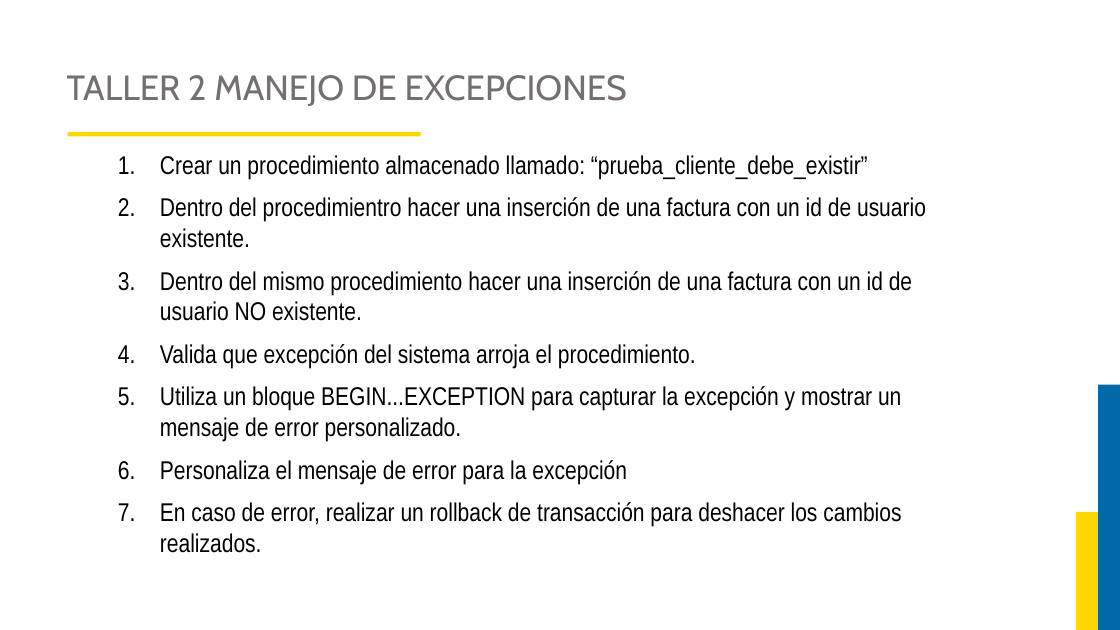
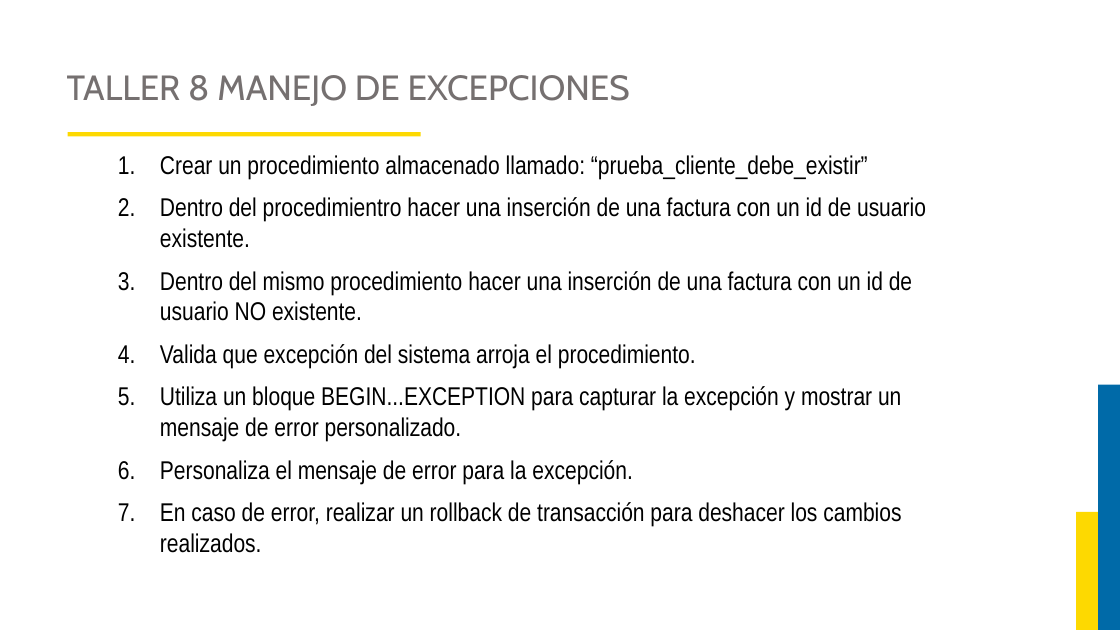
Before and after one commit to JorgeAlejandroAguirreGutierrez/proyecto-luis, a slide deck: slide 118 of Curso Base de Datos 2/DIAPOSITIVAS BASES DE DATOS 2.pptx (slide 119 before the commit). Drawn at 1120x630 pixels with LibreOffice and Linux fonts; fonts in the diff are those of the drawing; background and template pictures are left out. Boxes give left, top, right and bottom in pixels: in the first picture for what was removed or moved away, otherwise in the second. Text is boxed around its words. In the diff, an @@ line names an element or a change of style, - is before the commit and + after.

```diff
--- a/Curso Base de Datos 2/DIAPOSITIVAS BASES DE DATOS 2.pptx
+++ b/Curso Base de Datos 2/DIAPOSITIVAS BASES DE DATOS 2.pptx
@@ title at (67, 75, 630, 106): text changed @@
-TALLER 2 MANEJO DE EXCEPCIONES
+TALLER 8 MANEJO DE EXCEPCIONES
@@ text at (160, 460, 632, 484): text changed @@
-6. Personaliza el mensaje de error para la excepción
+6. Personaliza el mensaje de error para la excepción.
```
Also in this commit, not shown: 7 other slides changed, 1 slide added, 2 slides removed, 18 other files.
